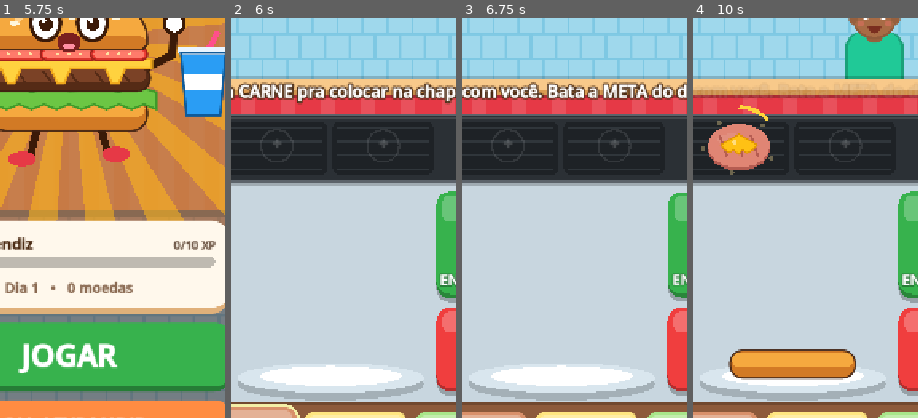
Above: before the commit, frames 1-4 (left to right).
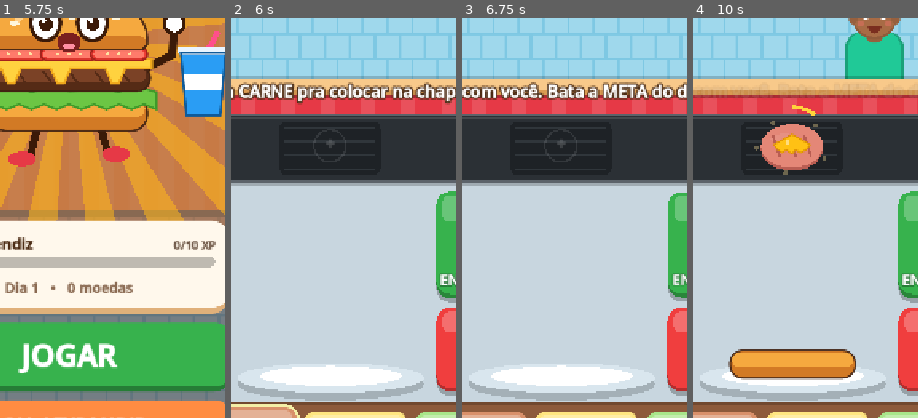
Above: after the commit, the same moments.

Repository: RenanSantosF/Lanche-em-P-nico
Game: Godot game, scene res://ft_intro/FTIntro.tscn
The game is run twice, just before and just after one commit, with the same random seed, the same clock (stepped at 60 frames per second) and the same inputs.
Inputs (mouse positions are % of the whole screen's width and height, from its top left):
- Up to frame 1 (5.75 s): drag from (50, 50) to (60, 28) at 0.52 s; drag from (30, 55) to (45, 70) at 1.27 s; click "PLAY" at 2 s; click "PLAY" at 2.75 s; click "SHOP / EXPAND" at 3.5 s; click "English" at 4.25 s; click "Português" at 5 s
- Up to frame 2 (6 s): click "JOGAR" at 5.75 s
- Up to frame 3 (6.75 s): click (89, 66) at 6.5 s
- Up to frame 4 (10 s): click (89, 79) at 7.25 s; click (13, 93) at 8.02 s; click (38, 93) at 8.77 s; click (62, 93) at 9.52 s
The pictures show only the part of the screen within x 35-85%, y 37-87%; the shares and areas given below are measured in that part.

Frame 1 is identical in both runs. In frame 2, 0.1% of the frame differs, in the area x 12-75%, y 30-35%; in frame 3, 0.1%; in frame 4, 5.2%, in the area x 3-75%, y 21-40%.

Commit message:
feat: nervosismo, novas melhorias, 1 chapa no início e carne mais lenta
- Cliente grita (com balão) ao ficar impaciente e furioso; o chef fica NERVOSO:
  tela treme, borda vermelha pulsando, coração acelerado, música rápida e
  botões tremendo. Acalma com o tempo e com lanche perfeito.
- Começa com 1 chapa; compra até 4 (Chapa maior: 3 níveis)
- Carne demora 12s pra assar (tempo pra queimar igual)
- Novas melhorias: Exaustor (demora mais pra queimar), TV na parede (paciência),
  Chá de camomila (menos nervoso), Panfletos (preço maior), Ajudante de chapa
  (põe carne sozinho). Aparecem no cenário (TV animada, panfletos, coifa, chapéu).
- Com poucas chapas os clientes chegam mais devagar
- Piscar do cliente não refaz o desenho do corpo (mais leve)

Co-Authored-By: Claude Opus 5.5 <noreply@anthropic.com>
Claude-Session: https://claude.ai/code/session_01RicoqvZA8aSg9bFT9pmtfz

Diff:
--- a/autoload/L.gd
+++ b/autoload/L.gd
@@ -70,6 +70,15 @@
 	"Toque para jogar": "Tap to play",
 	"VÍDEO: DOBRAR MOEDAS (+%d)": "VIDEO: DOUBLE COINS (+%d)", "MOEDAS DOBRADAS! +%d": "COINS DOUBLED! +%d",
 	"Moedas grátis! Assista um vídeo e ganhe %d moedas.": "Free coins! Watch a video and get %d coins.",
+	"Anda logo!": "Hurry up!", "Tô com fome!": "I'm hungry!", "Cadê meu lanche?": "Where's my burger?", "Vai demorar?": "Is it gonna take long?",
+	"ANDA!!!": "HURRY!!!", "VOU EMBORA!": "I'M LEAVING!", "QUE DEMORA!": "SO SLOW!", "AFF!!!": "UGH!!!",
+	"Você está NERVOSO! Respira e capricha no próximo.": "You're NERVOUS! Breathe and nail the next one.",
+	"Ajudante: carne na chapa!": "Helper: patty on the grill!",
+	"Exaustor": "Exhaust hood", "A carne demora mais pra queimar (+3s).": "Patties take longer to burn (+3s).",
+	"TV na parede": "Wall TV", "Clientes distraídos: +10% de paciência.": "Distracted customers: +10% patience.",
+	"Chá de camomila": "Chamomile tea", "Você fica menos nervoso quando os clientes gritam.": "You get less nervous when customers yell.",
+	"Panfletos": "Flyers", "Mais fama: lanches 10% mais caros.": "More fame: burgers 10% pricier.",
+	"Ajudante de chapa": "Grill helper", "Coloca carne na chapa sozinho quando tem espaço livre.": "Puts patties on the grill by itself when there's room.",
 	"Prato vazio! O cliente ficou bravo.": "Empty plate! The customer got mad.",
 	"Lanche aberto, sem o pão de cima! -2 estrelas": "Open burger, no top bun! -2 stars",
 	"ASSISTIR": "WATCH", "Daqui a pouco": "Soon", "Privacidade dos anúncios": "Ad privacy",
@@ -141,6 +150,15 @@
 	"Toque para jogar": "Toca para jugar",
 	"VÍDEO: DOBRAR MOEDAS (+%d)": "VIDEO: DUPLICAR MONEDAS (+%d)", "MOEDAS DOBRADAS! +%d": "¡MONEDAS DUPLICADAS! +%d",
 	"Moedas grátis! Assista um vídeo e ganhe %d moedas.": "¡Monedas gratis! Mira un video y gana %d monedas.",
+	"Anda logo!": "¡Apúrate!", "Tô com fome!": "¡Tengo hambre!", "Cadê meu lanche?": "¿Dónde está mi hamburguesa?", "Vai demorar?": "¿Va a tardar?",
+	"ANDA!!!": "¡¡¡RÁPIDO!!!", "VOU EMBORA!": "¡ME VOY!", "QUE DEMORA!": "¡QUÉ LENTO!", "AFF!!!": "¡¡¡UF!!!",
+	"Você está NERVOSO! Respira e capricha no próximo.": "¡Estás NERVIOSO! Respira y haz bien la próxima.",
+	"Ajudante: carne na chapa!": "Ayudante: ¡carne a la plancha!",
+	"Exaustor": "Extractor", "A carne demora mais pra queimar (+3s).": "La carne tarda más en quemarse (+3s).",
+	"TV na parede": "TV en la pared", "Clientes distraídos: +10% de paciência.": "Clientes distraídos: +10% de paciencia.",
+	"Chá de camomila": "Té de manzanilla", "Você fica menos nervoso quando os clientes gritam.": "Te pones menos nervioso cuando los clientes gritan.",
+	"Panfletos": "Volantes", "Mais fama: lanches 10% mais caros.": "Más fama: hamburguesas 10% más caras.",
+	"Ajudante de chapa": "Ayudante de plancha", "Coloca carne na chapa sozinho quando tem espaço livre.": "Pone carne en la plancha solo cuando hay espacio.",
 	"Prato vazio! O cliente ficou bravo.": "¡Plato vacío! El cliente se enojó.",
 	"Lanche aberto, sem o pão de cima! -2 estrelas": "¡Hamburguesa abierta, sin el pan de arriba! -2 estrellas",
 	"ASSISTIR": "VER", "Daqui a pouco": "En un rato", "Privacidade dos anúncios": "Privacidad de anuncios",
--- a/autoload/Sfx.gd
+++ b/autoload/Sfx.gd
@@ -4,7 +4,7 @@
 
 const NAMES := ["pop", "bun", "click", "sizzle", "ready", "burnt", "trash", "bell", "coin",
 	"good", "perfect", "bad", "angry", "nope", "buy", "fanfare", "levelup", "rush", "combo",
-	"fries_ready", "fry", "pour"]
+	"fries_ready", "fry", "pour", "heart"]
 
 var sounds: Dictionary = {}
 var players: Array = []
--- a/scripts/Customer.gd
+++ b/scripts/Customer.gd
@@ -8,6 +8,7 @@
 
 signal tapped(customer)
 signal ran_out(customer)
+signal yelled(customer, level)  # cliente gritou (1 = impaciente, 2 = furioso)
 
 const SKINS := [Color("ffd9b8"), Color("f1c08f"), Color("d79a6a"), Color("a86b45"), Color("7a4a2e")]
 const SHIRTS := [Color("ff6b6b"), Color("4dabf7"), Color("51cf66"), Color("fcc419"), Color("cc5de8"), Color("ff922b"), Color("20c997")]
@@ -56,11 +57,16 @@
 var bubble
 var bar: Part
 var glow: Part
+var lids: Part
+var _eyes: Array = []      # posições dos olhos (calculadas ao assar o corpo)
+var _eye_r: float = 8.0
+var _lid_col: Color = Color.WHITE
 var _glow_tw: Tween
 var _t: float = 0.0
 var _blink: float = 2.0
 var _blinking: bool = false
 var _angry: bool = false
+var _yell2: bool = false
 var _bar_drawn: float = -1.0
 
 
@@ -86,6 +92,7 @@
 	bubble = _baked("_draw_bubble")
 	bar = _part("_draw_bar")
 	body = _baked("_draw_body")
+	lids = _part("_draw_lids")
 	resized.connect(_on_resized)
 
 
@@ -106,7 +113,7 @@
 
 
 func _on_resized() -> void:
-	for p in [glow, bubble, bar, body]:
+	for p in [glow, bubble, bar, body, lids]:
 		p.size = size
 	glow.queue_redraw()
 	bar.queue_redraw()
@@ -145,13 +152,14 @@
 		blinking = false
 	if blinking != _blinking:
 		_blinking = blinking
-		body.refresh()
+		lids.queue_redraw()  # só as pálpebras; o corpo assado não é refeito (mais leve)
 	# balanço / pulo via posição (barato)
 	var bob := sin(_t * 3.0) * 3.0
 	if mood == "happy":
 		bob = -abs(sin(_t * 9.0)) * 14.0
 	var shake := sin(_t * 40.0) * 3.0 if (_angry and mood == "wait") else 0.0
 	body.position = Vector2(shake, bob)
+	lids.position = body.position
 	if waiting and not paused:
 		patience -= delta
 		if patience <= 0.0:
@@ -165,6 +173,11 @@
 			body.refresh()
 			if angry:
 				Sfx.play("angry", 1.1)
+				yelled.emit(self, 1)
+		if not _yell2 and ratio() < 0.12:
+			_yell2 = true
+			Sfx.play("angry", 0.9)
+			yelled.emit(self, 2)
 		if abs(ratio() - _bar_drawn) > 0.01:
 			bar.queue_redraw()
 
@@ -205,12 +218,13 @@
 		_draw_crown(ci, head, head_r)
 	var eye_y := head.y - head_r * 0.05
 	var ink := Color("2b1a10")
+	_eyes = [Vector2(head.x - head_r * 0.38, eye_y), Vector2(head.x + head_r * 0.38, eye_y)]
+	_eye_r = head_r * 0.19
+	_lid_col = hc
 	for sgn in [-1, 1]:
 		var e := Vector2(head.x + sgn * head_r * 0.38, eye_y)
 		if mood == "happy":
 			ci.draw_arc(e + Vector2(0, 4), head_r * 0.16, PI * 1.1, PI * 1.9, 8, ink, 4.0)
-		elif _blinking:
-			ci.draw_line(e - Vector2(head_r * 0.14, 0), e + Vector2(head_r * 0.14, 0), ink, 4.0)
 		else:
 			ci.draw_circle(e, head_r * 0.17, Color.WHITE)
 			ci.draw_circle(e + Vector2(0, 1), head_r * 0.1, ink)
@@ -240,6 +254,15 @@
 		ci.draw_arc(m + Vector2(0, head_r * 0.2), head_r * 0.22, PI * 1.15, PI * 1.85, 8, mc, 5.0)
 	else:
 		ci.draw_line(m - Vector2(head_r * 0.2, 0), m + Vector2(head_r * 0.2, 0), mc, 5.0)
+
+
+# Pálpebras do piscar: desenho pequeno por cima do corpo assado.
+func _draw_lids(ci: Control) -> void:
+	if not _blinking or mood == "happy" or _eyes.is_empty():
+		return
+	for e in _eyes:
+		ci.draw_circle(e, _eye_r, _lid_col)
+		ci.draw_line(e - Vector2(_eye_r * 0.75, 0), e + Vector2(_eye_r * 0.75, 0), Color("2b1a10"), 4.0)
 
 
 func _dome(head: Vector2, hr: float, sx: float, sy: float, dy: float) -> PackedVector2Array:
--- a/scripts/Grill.gd
+++ b/scripts/Grill.gd
@@ -24,6 +24,8 @@
 var melt_time: float = 2.0
 var paused: bool = false
 var hint_slot: int = -1
+var exhaust: bool = false
+var helper: bool = false
 var _acc: float = 0.0
 var _t: float = 0.0
 
@@ -210,6 +212,17 @@
 		D.draw_flame(self, Vector2(32.0 + k * 20.0, h * 0.5 + 30), 7.0 + fl * 5.0)
 	for i in slots.size():
 		_draw_slot(i)
+	# exaustor: coifa em cima da chapa; ajudante: chapéu de chef na placa
+	if exhaust:
+		draw_rect(Rect2(110, 0, w - 120, 5), Color("adb5bd"))
+		for k in int((w - 120) / 40.0):
+			draw_line(Vector2(120 + k * 40, 1), Vector2(132 + k * 40, 1), Color("6c757d"), 2.0)
+	if helper:
+		var hc := Vector2(86, 18)
+		draw_circle(hc + Vector2(-7, 0), 7, Color.WHITE)
+		draw_circle(hc + Vector2(7, 0), 7, Color.WHITE)
+		draw_circle(hc + Vector2(0, -5), 8, Color.WHITE)
+		draw_rect(Rect2(hc.x - 9, hc.y + 2, 18, 7), Color.WHITE)
 
 
 func _draw_slot(i: int) -> void:
--- a/scripts/Main.gd
+++ b/scripts/Main.gd
@@ -26,6 +26,25 @@
 const TILE_H := 116.0
 const GAP := 10.0
 const MAX_LINE := 6
+
+
+# Borda vermelha pulsando quando o chef está nervoso (desenho barato: 8 retângulos).
+class NerveFx extends Control:
+	var level := 0.0
+	var t := 0.0
+	func _draw() -> void:
+		if level <= 0.05:
+			return
+		var a := clampf(level / 5.0, 0.0, 1.0) * (0.55 + 0.45 * absf(sin(t * (3.0 + level))))
+		var w := size.x
+		var h := size.y
+		for k in 2:
+			var b := 26.0 - k * 12.0
+			var c := Color(0.9, 0.05, 0.05, a * (0.22 + k * 0.2))
+			draw_rect(Rect2(0, 0, w, b), c)
+			draw_rect(Rect2(0, h - b, w, b), c)
+			draw_rect(Rect2(0, 0, b, h), c)
+			draw_rect(Rect2(w - b, 0, b, h), c)
 
 
 class FlyIcon extends Control:
@@ -111,6 +130,11 @@
 var _menu_acc: float = 0.0
 var _build_id: int = 0
 var _last_action: Dictionary = {}
+var nerve: float = 0.0          # 0..5: sobe quando cliente grita
+var nerve_fx
+var _heart_t: float = 0.0
+var _helper_t: float = 3.0
+var _nerve_acc: float = 0.0
 
 
 # Proteção contra o mesmo toque chegar duas vezes (nenhum humano toca 2x em menos de 60 ms).
@@ -296,6 +320,11 @@
 	banner = _label("", 26, Color.WHITE, 10)
 	banner.mouse_filter = Control.MOUSE_FILTER_IGNORE
 	game_root.add_child(banner)
+
+	nerve_fx = NerveFx.new()
+	nerve_fx.mouse_filter = Control.MOUSE_FILTER_IGNORE
+	nerve_fx.set_anchors_preset(Control.PRESET_FULL_RECT)
+	game_root.add_child(nerve_fx)
 
 	fx = Control.new()
 	fx.mouse_filter = Control.MOUSE_FILTER_IGNORE
@@ -859,6 +888,7 @@
 
 # ------------------------------------------------------------------ dia
 func _start_day() -> void:
+	nerve = 0.0
 	print("[LP] começando dia %d" % Game.day)
 	_hide_overlays()
 	menu_screen.visible = false
@@ -875,7 +905,9 @@
 	seats = []
 	for i in R.seat_count(Game.owned):
 		seats.append(null)
-	grill.setup(R.grill_slots(Game.owned), R.cook_time(Game.owned), R.BURN_AFTER)
+	grill.setup(R.grill_slots(Game.owned), R.cook_time(Game.owned), R.burn_after(Game.owned))
+	grill.exhaust = R.tier(Game.owned, "exhaust") > 0
+	grill.helper = R.tier(Game.owned, "helper") > 0
 	line_count = 0
 	built = []
 	built_sides = []
@@ -937,6 +969,8 @@
 	if tiles.has(R.SODA):
 		tiles[R.SODA].progress = pour_t / R.POUR_TIME if pour_t >= 0.0 else -1.0
 	Sfx.set_grill(grill.any_cooking())
+	_tick_nerve(delta)
+	_tick_helper(delta)
 	if tut < 99:
 		_tut_eval()
 		_update_hud()
@@ -951,7 +985,7 @@
 		var rush_now: bool = rush.size() == 2 and elapsed >= rush[0] and elapsed < rush[1]
 		if rush_now != in_rush:
 			in_rush = rush_now
-			Sfx.set_music(true, in_rush)
+			Sfx.set_music(true, in_rush or nerve >= 3.0)
 			if in_rush:
 				Sfx.play("rush")
 				_show_banner("HORA DO RUSH! Muitos clientes!", 2.5)
@@ -959,6 +993,8 @@
 		spawn_t -= delta
 		if spawn_t <= 0.0:
 			var iv := R.spawn_interval(Game.day, seats.size())
+			# com poucas chapas os clientes chegam mais devagar
+			iv *= 1.0 + 0.12 * (4 - R.grill_slots(Game.owned))
 			if in_rush:
 				iv /= 2.2
 			spawn_t = iv * rng.randf_range(0.75, 1.25)
@@ -1028,6 +1064,7 @@
 		R.order_value(rec, sides, Game.owned, kind), kind)
 	c.tapped.connect(_on_customer_tapped)
 	c.ran_out.connect(_on_customer_ran_out)
+	c.yelled.connect(_on_customer_yelled)
 	customer_layer.add_child(c)
 	seats[i] = c
 	var r := _seat_rect(i)
@@ -1285,6 +1322,7 @@
 		_show_banner("Lanche aberto, sem o pão de cima! -2 estrelas", 1.6)
 	if stars == 3:
 		stats["combo"] += 1
+		nerve = maxf(0.0, nerve - 1.0)  # lanche perfeito acalma
 	else:
 		_break_combo()
 	var combo: int = stats["combo"]
@@ -1382,6 +1420,76 @@
 		_spawn_in_seat(i)
 	elif state == PLAY:
 		spawn_t = minf(spawn_t, 1.5)
+
+
+# ------------------------------------------------------------------ nervosismo e ajudante
+const YELL_1 := ["Anda logo!", "Tô com fome!", "Cadê meu lanche?", "Vai demorar?"]
+const YELL_2 := ["ANDA!!!", "VOU EMBORA!", "QUE DEMORA!", "AFF!!!"]
+
+
+func _on_customer_yelled(c, level: int) -> void:
+	if state != PLAY and state != CLOSING:
+		return
+	var txt: String = (YELL_1 if level == 1 else YELL_2).pick_random()
+	_float_text(c.position + Vector2(c.size.x / 2, c.bubble_h - 40), txt, Color("ff4d4d") if level == 2 else Color("ffa94d"))
+	var before := nerve
+	nerve = minf(5.0, nerve + R.nerve_per_yell(Game.owned) * (1.0 if level == 1 else 1.5))
+	_shake_screen(6.0 + level * 4.0)
+	Input.vibrate_handheld(50 if level == 1 else 120)
+	if before < 3.0 and nerve >= 3.0:
+		_show_banner("Você está NERVOSO! Respira e capricha no próximo.", 2.2)
+		Sfx.set_music(true, true)
+
+
+func _shake_screen(amount: float) -> void:
+	var tw := create_tween()
+	for i in 6:
+		var k := amount * (1.0 - i / 6.0)
+		tw.tween_property(game_root, "position", Vector2(rng.randf_range(-k, k), rng.randf_range(-k, k)), 0.035)
+	tw.tween_property(game_root, "position", Vector2.ZERO, 0.04)
+
+
+func _tick_nerve(delta: float) -> void:
+	if nerve <= 0.0 and nerve_fx.level <= 0.0:
+		return
+	nerve = maxf(0.0, nerve - delta / 7.0)
+	nerve_fx.level = nerve
+	nerve_fx.t += delta
+	_nerve_acc += delta
+	if _nerve_acc > 0.066:
+		_nerve_acc = 0.0
+		nerve_fx.queue_redraw()
+	# mãos tremendo: os botões balançam (só transformação, barato)
+	var shake := maxf(0.0, nerve - 1.5) * 0.012
+	var i := 0
+	for it in tiles:
+		tiles[it].rotation = sin(nerve_fx.t * 31.0 + i * 1.7) * shake
+		i += 1
+	# coração acelerado
+	if nerve >= 2.0:
+		_heart_t -= delta
+		if _heart_t <= 0.0:
+			_heart_t = 1.1 - nerve * 0.12
+			Sfx.play("heart", 1.0, -2.0)
+	if nerve < 3.0 and not in_rush:
+		Sfx.set_music(true, false)
+
+
+func _tick_helper(delta: float) -> void:
+	if R.tier(Game.owned, "helper") == 0 or state != PLAY:
+		return
+	_helper_t -= delta
+	if _helper_t > 0.0:
+		return
+	_helper_t = 4.0
+	# só põe carne se algum cliente esperando precisa e não tem carne crua assando
+	var need := false
+	for c in seats:
+		if c != null and c.mood == "wait" and c.recipe["layers"].has(R.PATTY):
+			need = true
+	if need and grill.count_state("raw") == 0 and grill.add_raw():
+		Sfx.play("sizzle", 1.0, -6.0)
+		_float_text(grill.position + Vector2(size.x / 2, 10), "Ajudante: carne na chapa!", Color("8ce99a"))
 
 
 # ------------------------------------------------------------------ tutorial
--- a/scripts/Restaurant.gd
+++ b/scripts/Restaurant.gd
@@ -75,7 +75,7 @@
 
 func refresh() -> void:
 	theme_idx = clampi(R.total_tiers(owned) / 4, 0, THEMES.size() - 1)
-	var need_anim := mode == "wall" and (R.tier(owned, "decor") >= 2 or R.tier(owned, "neon") > 0)
+	var need_anim := mode == "wall" and (R.tier(owned, "decor") >= 2 or R.tier(owned, "neon") > 0 or R.tier(owned, "tv") > 0)
 	if need_anim and _anim == null:
 		_anim = Anim.new()
 		_anim.host = self
@@ -182,6 +182,17 @@
 		sx += stripe
 		i += 1
 	ci.draw_rect(Rect2(0, 0, w, 8), Color(0, 0, 0, 0.12))
+	# panfletos colados na parede (marketing)
+	var mk := R.tier(owned, "marketing")
+	for k in mk:
+		var px := w * (0.3 + k * 0.4)
+		var pr := Rect2(px - 34, tile_y + 14, 68, 86)
+		ci.draw_rect(pr, Color("fff3bf"))
+		ci.draw_rect(Rect2(pr.position.x, pr.position.y, pr.size.x, 22), Color("ff6b6b"))
+		D.text(ci, Game.font, Vector2(pr.position.x, pr.position.y + 18), "PROMO", 15, Color.WHITE, HORIZONTAL_ALIGNMENT_CENTER, pr.size.x)
+		D.draw_layer(ci, R.BUN_BOTTOM, px, pr.end.y - 12, 44)
+		D.draw_layer(ci, R.PATTY, px, pr.end.y - 20, 44)
+		D.draw_layer(ci, R.BUN_TOP, px, pr.end.y - 26, 44)
 	# plantas (decoração nível 1)
 	if R.tier(owned, "decor") >= 1:
 		for px in [34.0, w - 34.0]:
@@ -196,6 +207,16 @@
 
 func draw_anim(ci: Control, t: float) -> void:
 	var w := size.x
+	# TV na parede (tela muda de cor a cada poucos segundos)
+	if R.tier(owned, "tv") > 0:
+		var tv := Rect2(w * 0.85 - 62, size.y * 0.62 - 150, 124, 84)
+		D.fill_rrect(ci, tv.grow(6), 10, Color("212529"))
+		var cols := [Color("4dabf7"), Color("69db7c"), Color("ffa94d"), Color("da77f2")]
+		var c: Color = cols[int(t / 2.5) % cols.size()]
+		ci.draw_rect(tv, c)
+		ci.draw_circle(tv.position + Vector2(36, 42), 16, c.lightened(0.4))
+		ci.draw_rect(Rect2(tv.position.x + 60, tv.position.y + 50, 50, 8), c.darkened(0.3))
+		ci.draw_line(tv.get_center() + Vector2(0, 48), tv.get_center() + Vector2(0, 62), Color("212529"), 6)
 	if R.tier(owned, "neon") > 0:
 		var glow := 0.75 + 0.25 * sin(t * 3.0)
 		if fmod(t, 5.0) > 4.7:
--- a/scripts/Rules.gd
+++ b/scripts/Rules.gd
@@ -49,7 +49,8 @@
 # Loja. Cada item pode ter vários níveis (tiers): prices[i] e levels[i] (nível de chef exigido).
 const UPGRADES := [
 	{"id": "tomato", "name": "Tomate", "desc": "Novo ingrediente! Libera X-Salada.", "kind": "ing", "item": TOMATO, "prices": [70], "levels": [2]},
-	{"id": "grill", "name": "Chapa maior", "desc": "+1 carne na chapa ao mesmo tempo.", "kind": "grill", "prices": [150, 420], "levels": [2, 6]},
+	{"id": "grill", "name": "Chapa maior", "desc": "+1 carne na chapa ao mesmo tempo.", "kind": "grill", "prices": [60, 240, 520], "levels": [1, 3, 6]},
+	{"id": "exhaust", "name": "Exaustor", "desc": "A carne demora mais pra queimar (+3s).", "kind": "exhaust", "prices": [150, 380], "levels": [2, 5]},
 	{"id": "decor", "name": "Decoração", "desc": "Lanchonete linda: clientes +15% pacientes.", "kind": "decor", "prices": [140, 320, 600], "levels": [2, 4, 7]},
 	{"id": "bacon", "name": "Bacon", "desc": "Crocante! Libera X-Bacon.", "kind": "ing", "item": BACON, "prices": [160], "levels": [3]},
 	{"id": "seat", "name": "Mais bancos", "desc": "Atenda +1 cliente de uma vez (mais dinheiro, mais correria).", "kind": "seat", "prices": [220, 560], "levels": [3, 7]},
@@ -58,6 +59,10 @@
 	{"id": "tips", "name": "Pote de gorjeta", "desc": "Gorjetas 50% maiores.", "kind": "tips", "prices": [260], "levels": [4]},
 	{"id": "egg", "name": "Ovo", "desc": "Novo ingrediente! Libera X-Egg.", "kind": "ing", "item": EGG, "prices": [280], "levels": [5]},
 	{"id": "soda", "name": "Máquina de refri", "desc": "Clientes pedem refri junto.", "kind": "side", "item": SODA, "prices": [300], "levels": [5]},
+	{"id": "tv", "name": "TV na parede", "desc": "Clientes distraídos: +10% de paciência.", "kind": "tv", "prices": [260], "levels": [4]},
+	{"id": "calm", "name": "Chá de camomila", "desc": "Você fica menos nervoso quando os clientes gritam.", "kind": "calm", "prices": [220], "levels": [3]},
+	{"id": "marketing", "name": "Panfletos", "desc": "Mais fama: lanches 10% mais caros.", "kind": "marketing", "prices": [200, 450], "levels": [3, 6]},
+	{"id": "helper", "name": "Ajudante de chapa", "desc": "Coloca carne na chapa sozinho quando tem espaço livre.", "kind": "helper", "prices": [480], "levels": [5]},
 	{"id": "neon", "name": "Letreiro neon", "desc": "Fama! Lanches 20% mais caros.", "kind": "neon", "prices": [450], "levels": [6]},
 	{"id": "onion", "name": "Cebola", "desc": "Novo ingrediente! Libera X-Cebola.", "kind": "ing", "item": ONION, "prices": [340], "levels": [6]},
 	{"id": "pickle", "name": "Picles", "desc": "Novo ingrediente! Libera o Monstrão.", "kind": "ing", "item": PICKLE, "prices": [420], "levels": [7]},
@@ -67,7 +72,7 @@
 	"Mestre do Lanche", "Grão-Mestre", "Lenda do Lanche"]
 
 # Chapa
-const BASE_COOK := 9.0
+const BASE_COOK := 12.0
 const MELT_TIME := 2.0  # cheddar derretendo em cima da carne, na chapa
 const BURN_AFTER := 6.0
 const FRY_TIME := 5.0
@@ -119,8 +124,18 @@
 	return 2 + tier(owned, "seat")
 
 
+# Começa com UMA chapa; compra mais na loja (até 4).
 static func grill_slots(owned: Dictionary) -> int:
-	return 2 + tier(owned, "grill")
+	return 1 + tier(owned, "grill")
+
+
+static func burn_after(owned: Dictionary) -> float:
+	return BURN_AFTER + 3.0 * tier(owned, "exhaust")
+
+
+# Quanto o nervosismo sobe a cada grito (o chá de camomila acalma).
+static func nerve_per_yell(owned: Dictionary) -> float:
+	return 0.5 if tier(owned, "calm") > 0 else 1.0
 
 
 static func cook_time(owned: Dictionary) -> float:
@@ -128,11 +143,12 @@
 
 
 static func patience_mult(owned: Dictionary) -> float:
-	return 1.0 + 0.15 * tier(owned, "decor")
+	return 1.0 + 0.15 * tier(owned, "decor") + 0.1 * tier(owned, "tv")
 
 
 static func price_mult(owned: Dictionary) -> float:
-	return 1.2 if tier(owned, "neon") > 0 else 1.0
+	var m := 1.2 if tier(owned, "neon") > 0 else 1.0
+	return m * (1.0 + 0.1 * tier(owned, "marketing"))
 
 
 static func tip_mult(owned: Dictionary) -> float:
--- a/scripts/UpgradeIcon.gd
+++ b/scripts/UpgradeIcon.gd
@@ -44,6 +44,36 @@
 			D.fill_rrect(self, Rect2(c.x - s * 0.25, c.y - s * 0.2, s * 0.5, s * 0.5), 10, Color(0.75, 0.9, 1.0, 0.8))
 			for k in 3:
 				D.draw_coin(self, c + Vector2((k - 1) * s * 0.12, s * 0.15 - k * s * 0.06), s * 0.1)
+		"exhaust":
+			var hood := PackedVector2Array([Vector2(s * 0.2, s * 0.62), Vector2(s * 0.8, s * 0.62), Vector2(s * 0.62, s * 0.3), Vector2(s * 0.38, s * 0.3)])
+			draw_colored_polygon(hood, Color("adb5bd"))
+			D.fill_rrect(self, Rect2(s * 0.42, s * 0.08, s * 0.16, s * 0.24), 4, Color("868e96"))
+			for k in 3:
+				draw_line(Vector2(s * (0.35 + k * 0.15), s * 0.86), Vector2(s * (0.38 + k * 0.15), s * 0.7), Color(0.6, 0.6, 0.6, 0.7), s * 0.04)
+		"tv":
+			D.fill_rrect(self, Rect2(s * 0.14, s * 0.2, s * 0.72, s * 0.5), 8, Color("343a40"))
+			D.fill_rrect(self, Rect2(s * 0.19, s * 0.25, s * 0.62, s * 0.4), 4, Color("4dabf7"))
+			draw_circle(Vector2(s * 0.4, s * 0.42), s * 0.07, Color("ffd43b"))
+			draw_line(Vector2(s * 0.5, s * 0.7), Vector2(s * 0.5, s * 0.82), Color("343a40"), s * 0.05)
+		"calm":
+			D.fill_rrect(self, Rect2(s * 0.25, s * 0.38, s * 0.42, s * 0.4), 10, Color.WHITE)
+			D.fill_rrect(self, Rect2(s * 0.28, s * 0.42, s * 0.36, s * 0.14), 6, Color("ffd8a8"))
+			draw_arc(Vector2(s * 0.7, s * 0.56), s * 0.1, -PI / 2, PI / 2, 10, Color.WHITE, s * 0.05)
+			for k in 2:
+				draw_line(Vector2(s * (0.38 + k * 0.14), s * 0.32), Vector2(s * (0.42 + k * 0.14), s * 0.16), Color(0.7, 0.7, 0.7, 0.8), s * 0.03)
+		"marketing":
+			D.fill_rrect(self, Rect2(s * 0.22, s * 0.16, s * 0.5, s * 0.66), 6, Color("ffe066"))
+			D.fill_rrect(self, Rect2(s * 0.3, s * 0.22, s * 0.5, s * 0.66), 6, Color("ff6b6b"))
+			D.text(self, Game.font, Vector2(s * 0.3, s * 0.58), "$!", int(s * 0.28), Color.WHITE, HORIZONTAL_ALIGNMENT_CENTER, s * 0.5)
+		"helper":
+			draw_circle(Vector2(s * 0.5, s * 0.58), s * 0.18, Color("ffd9b8"))
+			D.fill_rrect(self, Rect2(s * 0.32, s * 0.32, s * 0.36, s * 0.14), 6, Color.WHITE)
+			draw_circle(Vector2(s * 0.4, s * 0.28), s * 0.1, Color.WHITE)
+			draw_circle(Vector2(s * 0.6, s * 0.28), s * 0.1, Color.WHITE)
+			draw_circle(Vector2(s * 0.5, s * 0.22), s * 0.11, Color.WHITE)
+			draw_circle(Vector2(s * 0.44, s * 0.58), s * 0.025, Color("2b1a10"))
+			draw_circle(Vector2(s * 0.56, s * 0.58), s * 0.025, Color("2b1a10"))
+			draw_arc(Vector2(s * 0.5, s * 0.63), s * 0.06, 0.2, PI - 0.2, 8, Color("7a2e1f"), s * 0.02)
 	if locked:
 		var lc := Vector2(size.x - 20, 20)
 		D.fill_rrect(self, Rect2(lc.x - 11, lc.y - 4, 22, 18), 4, Color("495057"))
--- a/tests/test_game_logic.gd
+++ b/tests/test_game_logic.gd
@@ -44,9 +44,11 @@
 		maxed[u["id"]] = R.max_tier(u)
 	check(R.available_recipes(maxed, 20).size() == R.MENU.size(), "tudo comprado libera o cardápio inteiro")
 	check(R.seat_count({}) == 2 and R.seat_count(maxed) == 4, "bancos 2 -> 4")
-	check(R.grill_slots({}) == 2 and R.grill_slots(maxed) == 4, "chapa 2 -> 4")
+	check(R.grill_slots({}) == 1 and R.grill_slots(maxed) == 4, "começa com 1 chapa, até 4")
+	check(R.burn_after(maxed) > R.burn_after({}), "exaustor: demora mais pra queimar")
+	check(R.nerve_per_yell({"calm": 1}) < R.nerve_per_yell({}), "camomila acalma")
 	check(R.cook_time(maxed) < R.cook_time({}), "chapa turbo cozinha mais rápido")
-	check(R.cook_time({}) >= 9.0 and R.BURN_AFTER == 6.0, "carne demora um pouco mais; tempo de queimar igual")
+	check(R.cook_time({}) >= 12.0 and R.BURN_AFTER == 6.0, "carne demora um pouco mais; tempo de queimar igual")
 	check(not R.cheese_ok([R.BUN_BOTTOM, R.CHEESE, R.PATTY, R.BUN_TOP]), "cheddar sem carne embaixo é inválido")
 	check(R.next_tier(maxed, R.upgrade_by_id("speed")).is_empty(), "upgrade no máximo não vende mais")
 	check(R.next_tier({}, R.upgrade_by_id("speed"))["level"] == 3, "chapa turbo exige nível 3")
Not shown, added: audio/heart.wav.import
Not shown, added: audio/heart.wav
Not shown, changed: ft_intro/ft_jingle.wav
